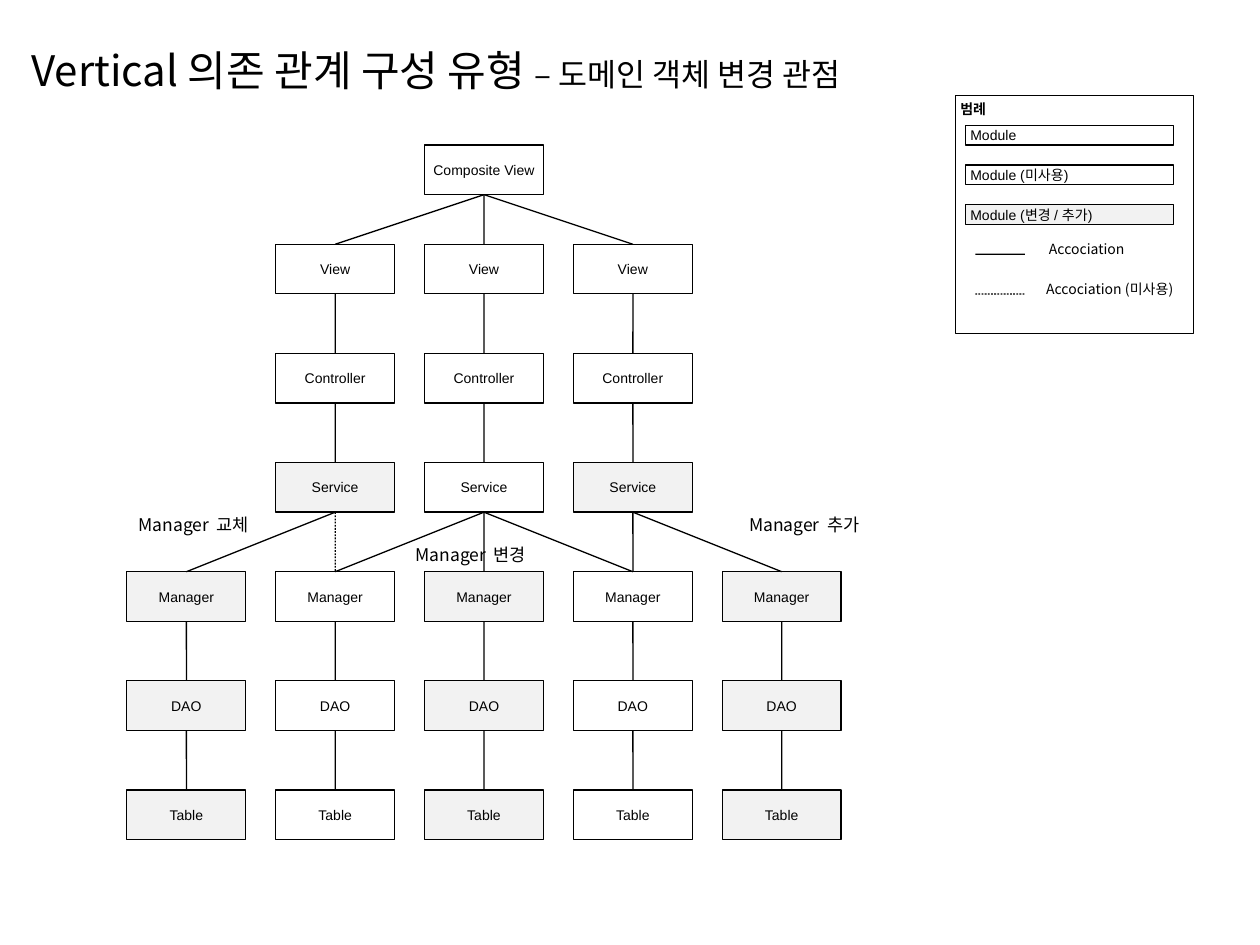
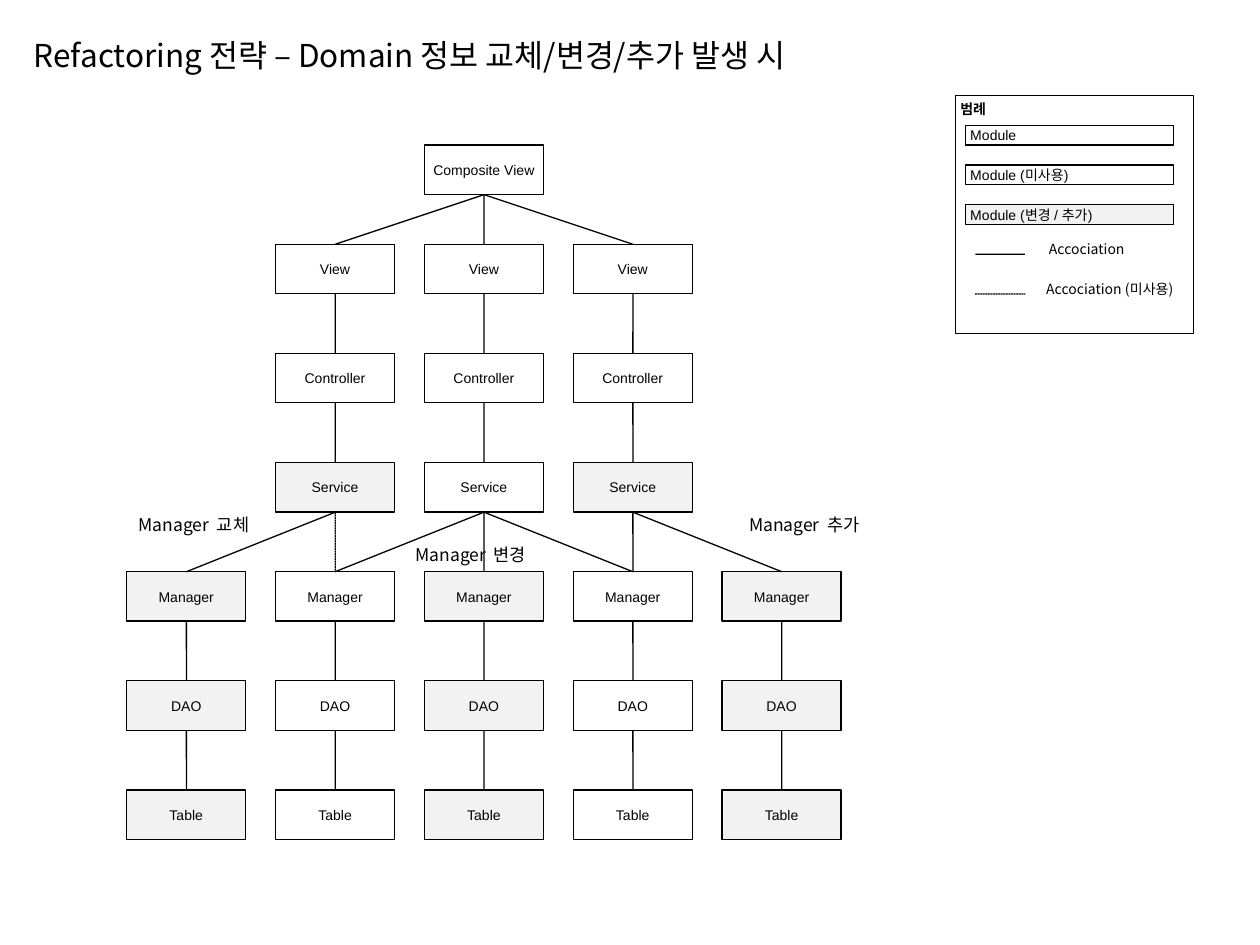
Before and after one commit to kwbaek/codelabor, a slide deck: slide 8 of documentation/0 architecture/design/TO-BE 설계 전술 (Layered Architecture).pptx (slide 7 before the commit). Drawn at 1260x945 pixels with LibreOffice and Linux fonts; fonts in the diff are those of the drawing. Boxes give left, top, right and bottom in pixels: in the first picture for what was removed or moved away, otherwise in the second. Text is boxed around its words. In the diff, an @@ line names an element or a change of style, - is before the commit and + after.

```diff
--- a/documentation/0 architecture/design/TO-BE 설계 전술 (Layered Architecture).pptx
+++ b/documentation/0 architecture/design/TO-BE 설계 전술 (Layered Architecture).pptx
@@ text removed at <box>31,51,840,90</box> @@
-Vertical 의존 관계 구성 유형 – 도메인 객체 변경 관점
@@ text added at <box>34,41,785,75</box>, 18 pt, text #000000 @@
+Refactoring 전략 – Domain 정보 교체/변경/추가 발생 시
```
Also in this commit, not shown: 10 other slides changed, 1 slide removed, 12 other files.
